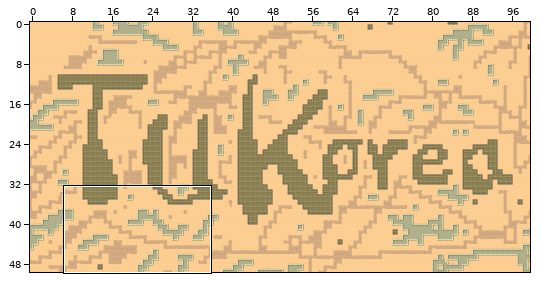
One commit to this Tiled map (JSON): src/w12-map-world/res/desert.tmj. Above: a wide view before the commit, with the close-up outlined.
Close-up. Before the edit:
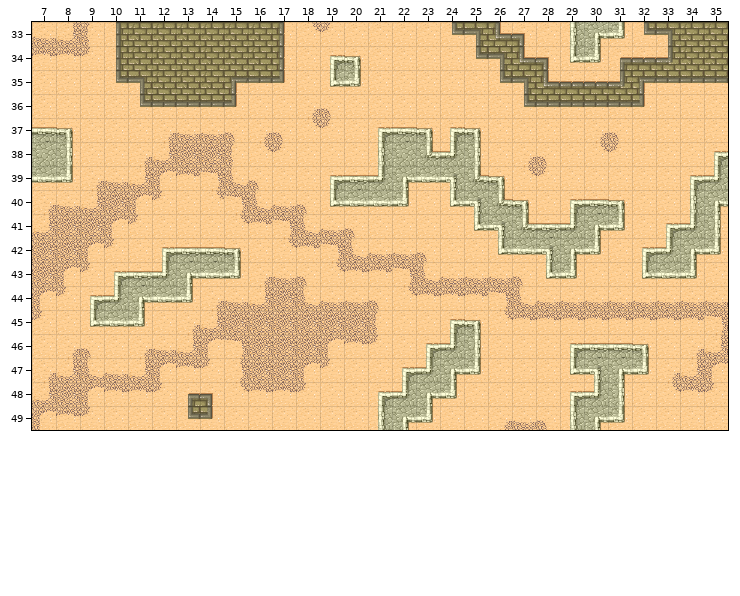
Cells are 32x32 px. Shown: x 7..35, y 33..49.
After the commit:
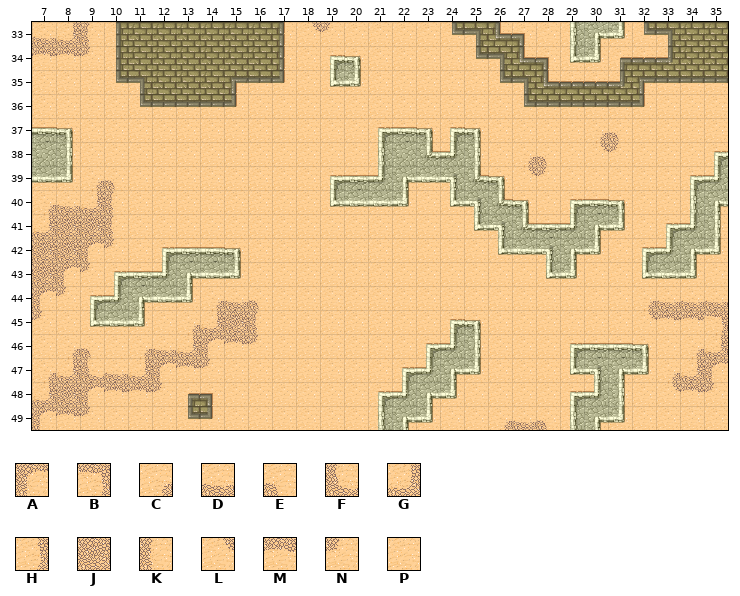
Key: from "desert": A 3, B 4, C 5, D 6, E 7, F 11, G 12, H 13, J 14, K 15, L 21, M 22, N 23, P 29.
_ is an empty cell, . an unchanged one.
Message: open_list 도 표시한다. 지저분하지 않게 map tile 도 정리한다.
Change:
--- layer "Tile Layer 1"
@@ x 10..32 @@
-36 ........CE.............
-37 ..CDDECELN.............
-38 .CGJJKLN...............
-39 DGAMBFE................
-40 JAN.LBFDE..............
-41 AN...LMBFDE............
-42 .......LMBFDDE.........
-43 ......CDELMMBFDDDE.....
-44 ......GJFDDELMMMBFDDDDD
-45 ......JJJJJK....LMMMMMM
-46 .....BJJJAMN...........
-47 .....HJJAN.............
-48 .....LMMN..............
+36 ........PP.............
+37 ..PPPPPPPP.............
+38 .PPPPPPP...............
+39 EPPPPPP................
+40 KPP.PPPPP..............
+41 KP...PPPPPP............
+42 .......PPPPPPP.........
+43 ......PPPPPPPPPPPP.....
+44 ......EPPPPPPPPPPPPPPPC
+45 ......KPPPPP....PPPPPPL
+46 .....MNPPPPP...........
+47 .....PPPPP.............
+48 .....PPPP..............
